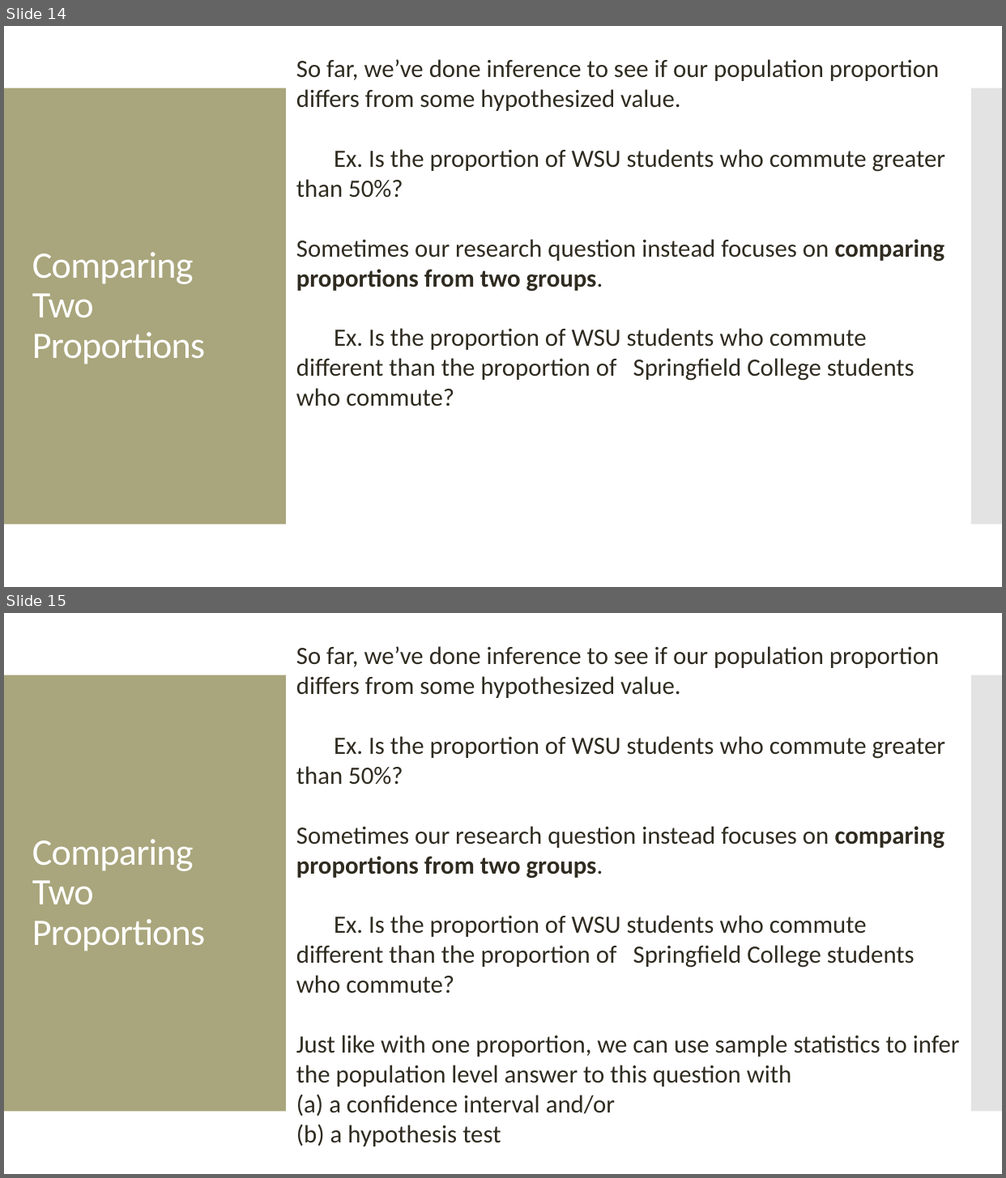
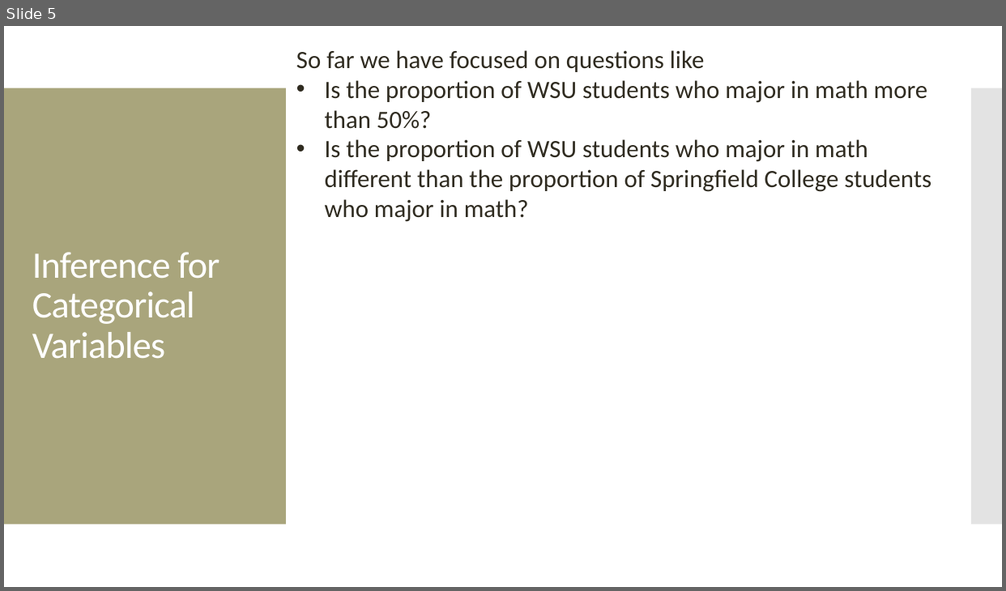
Before and after one commit to amosca01/MATH108-S24, a slide deck: slides/12-categorical-inference-pt2.pptx. Shown one above the other, each under a label of ours: slides 14 and 15 before the commit, slide 5 after it. The pictures are 1006x1178 and 1006x591 pixels, drawn with LibreOffice and Linux fonts; fonts in the diff are those of the drawing. Boxes give left, top, right and bottom in pixels: in the first picture for what was removed or moved away, otherwise in the second. Text is boxed around its words. In the diff, an @@ line names an element or a change of style, - is before the commit and + after.

```diff
--- a/slides/12-categorical-inference-pt2.pptx
+++ b/slides/12-categorical-inference-pt2.pptx
@@ slide 15 removed at [4,613,1002,1174], background #FFFFFF; not listed: 2 template elements that a slide beside it also shows @@
@@ text removed at [296,646,960,1147] @@
-So far, we’ve done inference to see if our population proportion differs from some hypothesized value.
-Ex. Is the proportion of WSU students who commute greater than 50%?
-Sometimes our research question instead focuses on comparing proportions from two groups.
-Ex. Is the proportion of WSU students who commute different than the proportion of Springfield College students who commute?
-Just like with one proportion, we can use sample statistics to infer the population level answer to this question with
-(a) a confidence interval and/or
-(b) a hypothesis test
@@ title removed at [32,839,205,952] @@
-Comparing Two Proportions
@@ what was slide 14 is now slide 5 @@
@@ slide 5 changed as well @@
@@ text at [296,50,931,222]: text changed @@
-So far, we’ve done inference to see if our population proportion differs from some hypothesized value.
-Ex. Is the proportion of WSU students who commute greater than 50%?
-Sometimes our research question instead focuses on comparing proportions from two groups.
-Ex. Is the proportion of WSU students who commute different than the proportion of Springfield College students who commute?
+So far we have focused on questions like
+• Is the proportion of WSU students who major in math more than 50%?
+• Is the proportion of WSU students who major in math different than the proportion of Springfield College students who major in math?
@@ title at [32,252,219,359]: text changed @@
-Comparing Two Proportions
+Inference for Categorical Variables
```
Also in this commit, not shown: 4 other slides changed, 4 slides added, 19 other slides removed, 2 other files.
